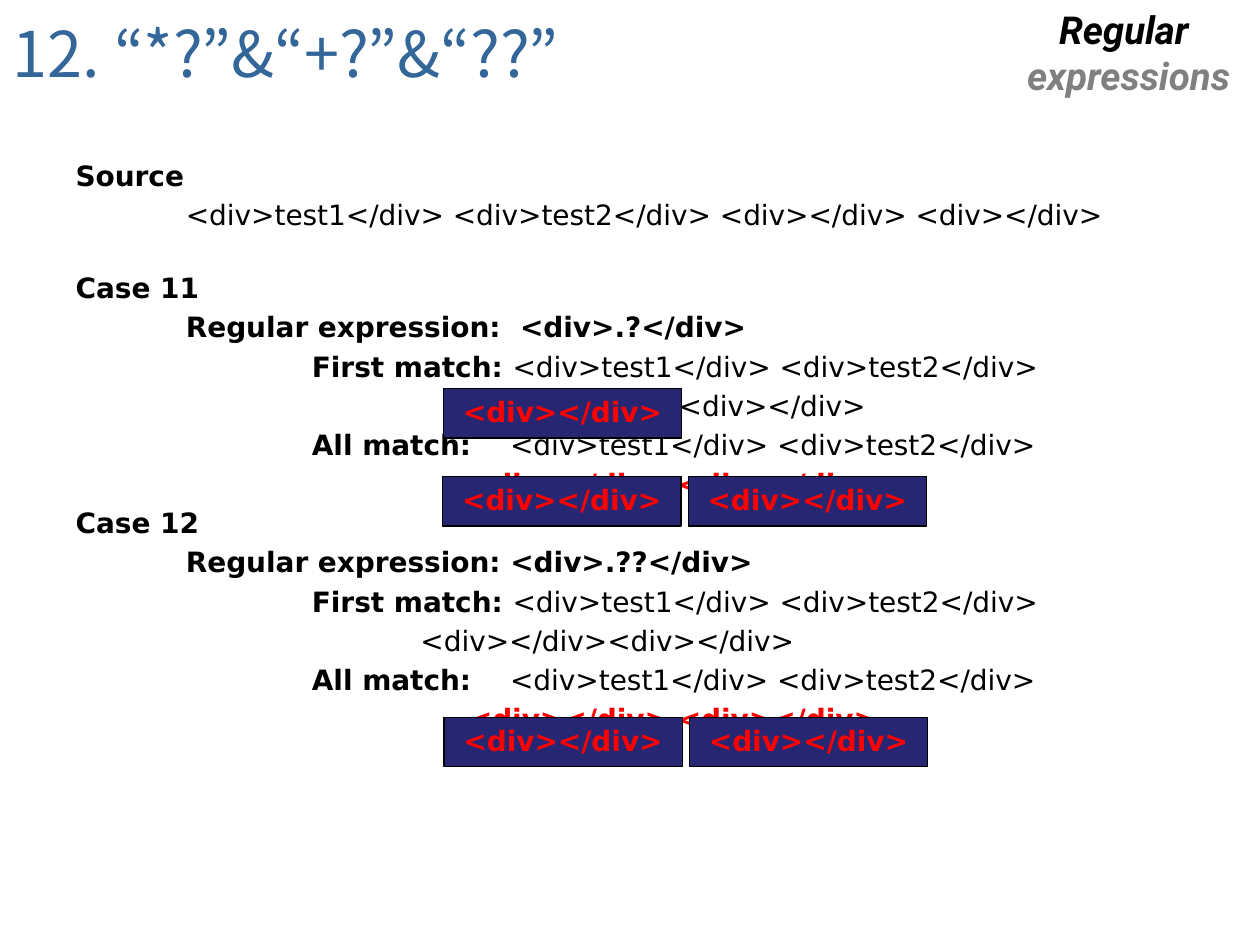
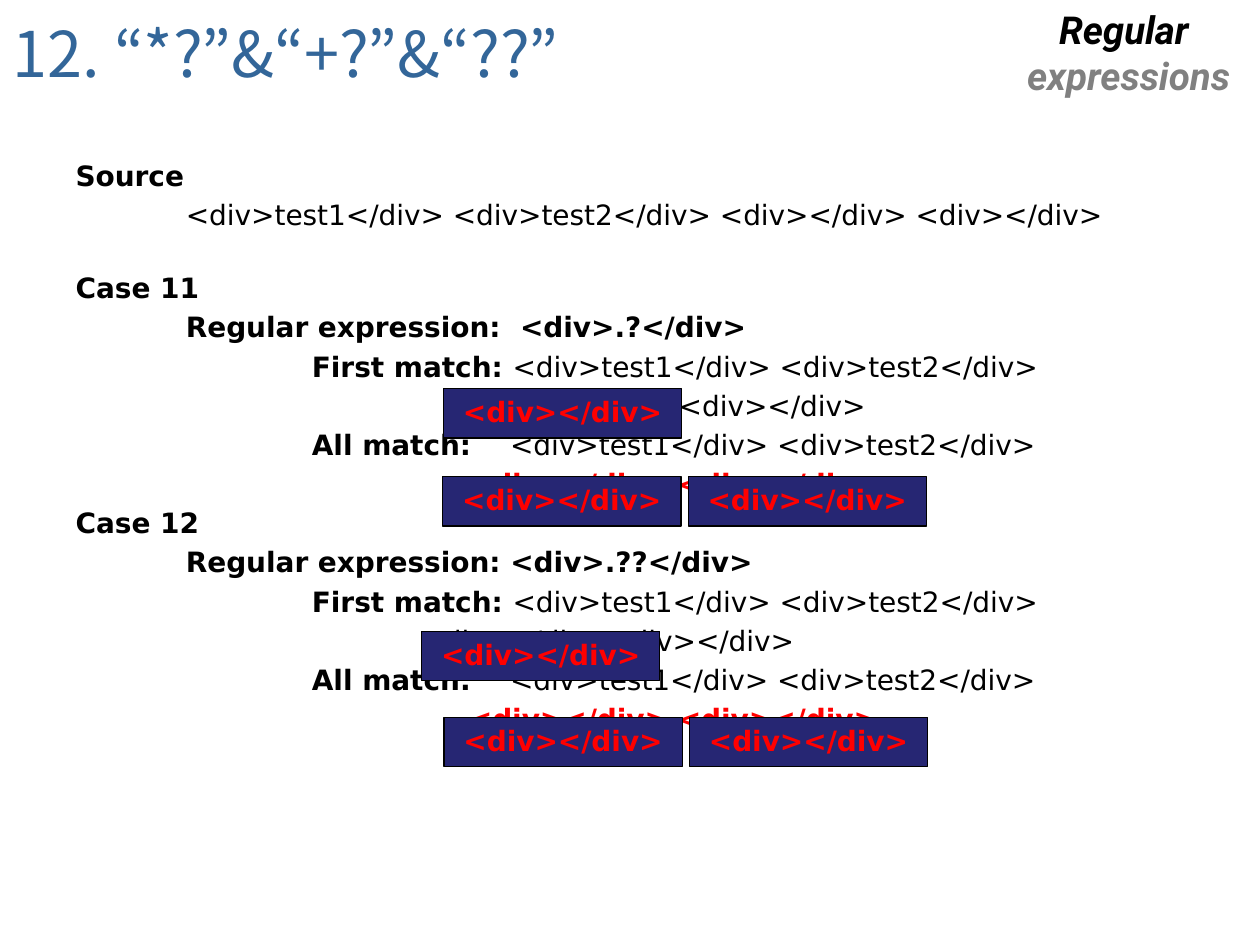
Before and after one commit to foxworld/002-RegExp, a slide deck: slide 35 of regexpr_20140218.pptx (slide 34 before the commit). Drawn at 1260x945 pixels with LibreOffice and Linux fonts; fonts in the diff are those of the drawing; background and template pictures are left out. Boxes give left, top, right and bottom in pixels: in the first picture for what was removed or moved away, otherwise in the second. Text is boxed around its words. In the diff, an @@ line names an element or a change of style, - is before the commit and + after.

```diff
--- a/regexpr_20140218.pptx
+++ b/regexpr_20140218.pptx
@@ rectangle added at box(422, 631, 660, 680), fill #262673, outline #000000 0.75 pt, 16 pt, text #FF0000, bold @@
+<div></div>
```
Also in this commit, not shown: 5 other slides changed, 2 slides added, 2 slides removed.
